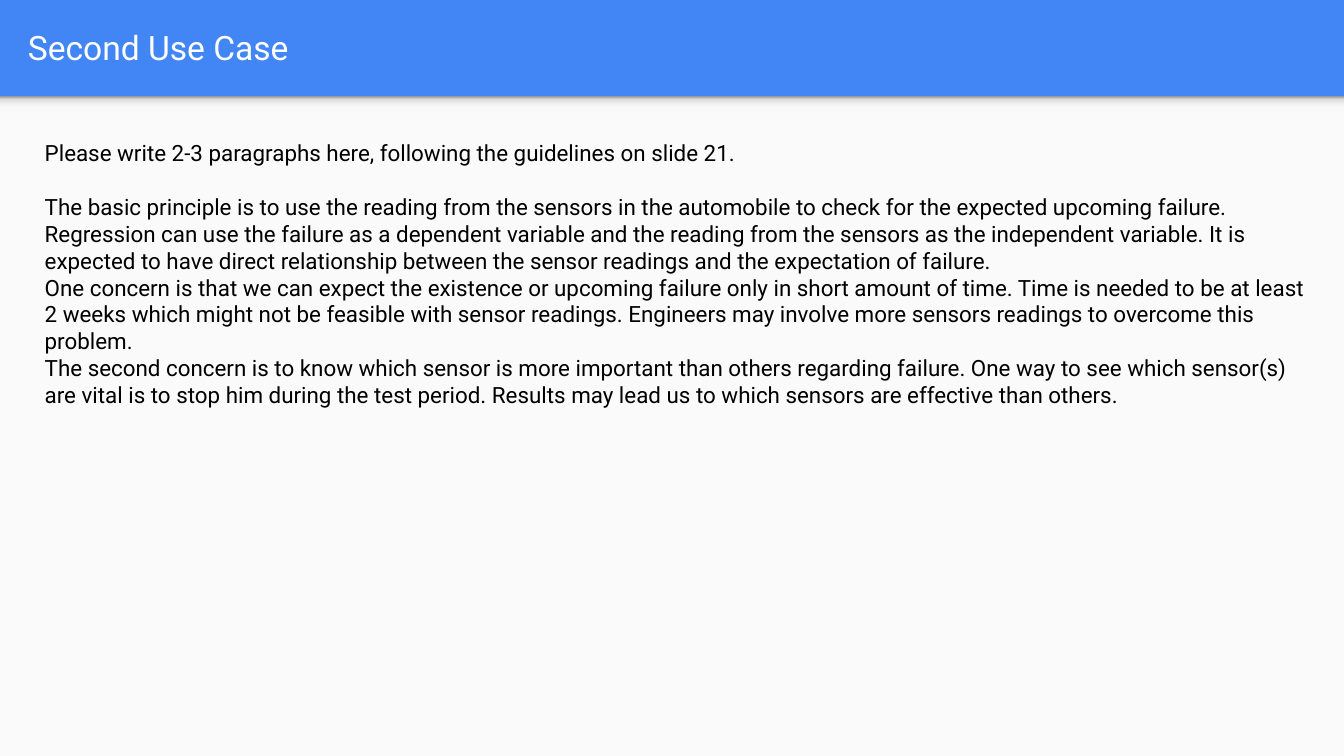
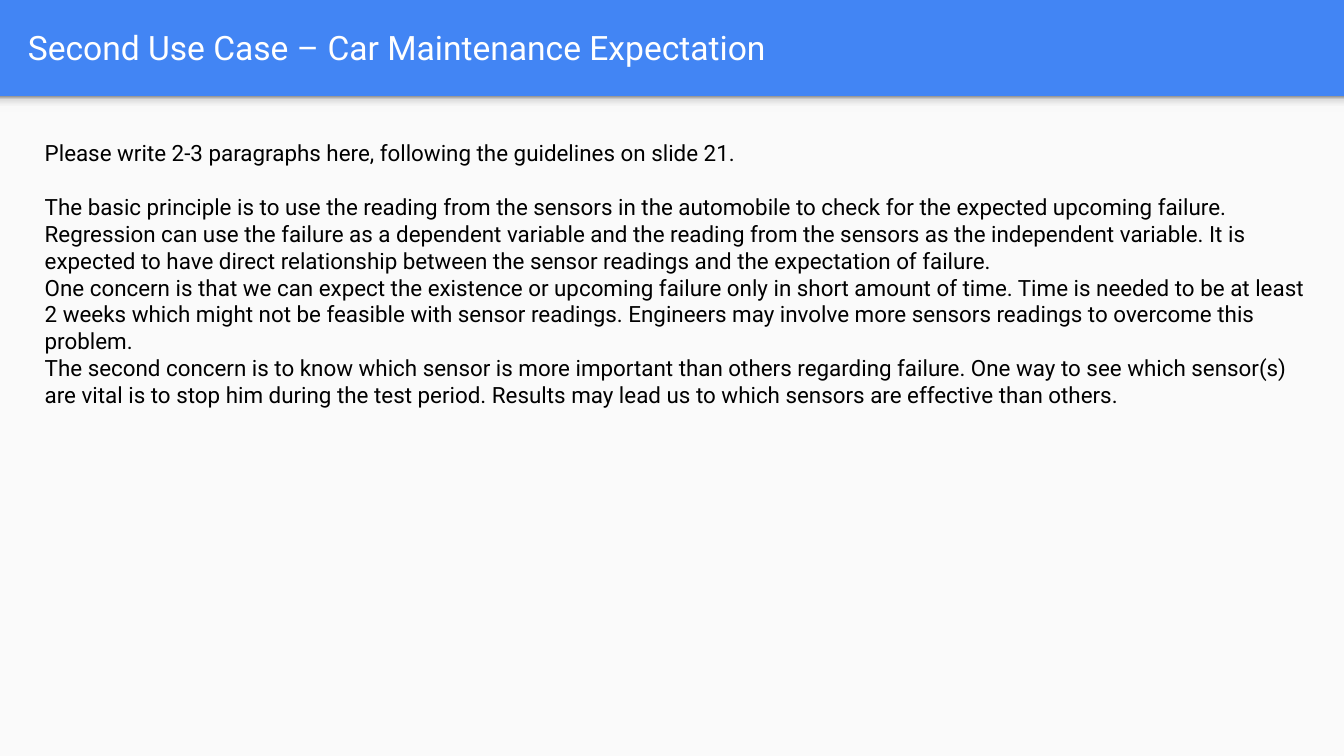
Before and after one commit to mohandesosama/Delivering-an-ML-AI-Strategy, a slide deck: slide 22 of 02_project-steps-aibl.pptx. Drawn at 1344x756 pixels with LibreOffice and Linux fonts; fonts in the diff are those of the drawing. Boxes give left, top, right and bottom in pixels: in the first picture for what was removed or moved away, otherwise in the second. Text is boxed around its words. In the diff, an @@ line names an element or a change of style, - is before the commit and + after.

```diff
--- a/02_project-steps-aibl.pptx
+++ b/02_project-steps-aibl.pptx
@@ title at box(28, 35, 765, 67): text changed @@
-Second Use Case
+Second Use Case – Car Maintenance Expectation
```
Also in this commit, not shown: 5 other slides changed, 2 slides added, 2 slides removed, 1 other file.
